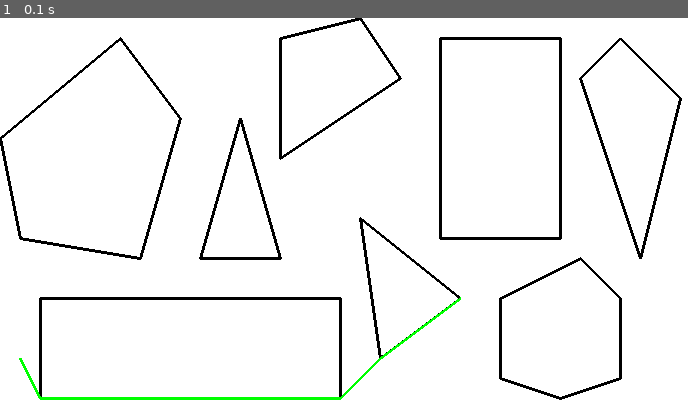
Above: before the commit, frame 1.
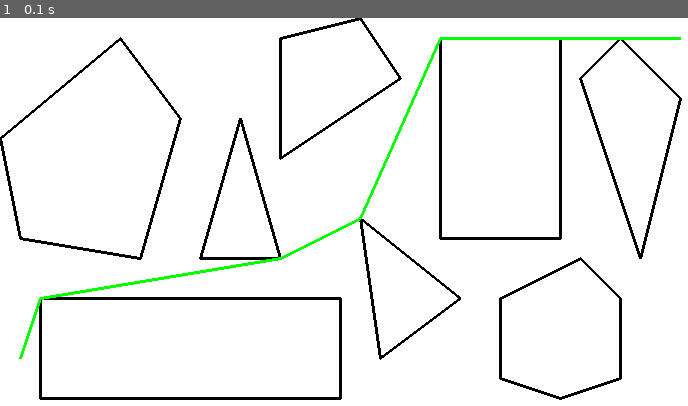
Above: after the commit, the same moment.

Repository: Atmerson/A_Star
Game: pygame game, started from main.py
Two runs of this game, one before a commit and one after it. Both use one fixed random seed, a clock stepped at 60 frames per second and the inputs below.
Inputs:
- Up to frame 1 (0.1 s): no input

The runs differ from the first frame. In frame 1, 1.4% of the frame differs, in the area x 2-99%, y 4-99%.

Commit message:
Played with function annotations. Added doc.

Diff:
--- a/Graph.py
+++ b/Graph.py
@@ -1,71 +1,78 @@
-from collections import deque
 import math
 
-nodeLocations = {
-            'A1': (2,1),
-            'A2': (2,6),
-            'A3': (17,6),
-            'A4': (17,1),
-            'B1': (1,9),
-            'B2': (0,14),
-            'B3': (6,19),
-            'B4': (9,15),
-            'B5': (7,8),
-            'C1': (10,8),
-            'C2': (12,15),
-            'C3': (14,8),
-            'D1': (14,13),
-            'D2': (14,19),
-            'D3': (18,20),
-            'D4': (20,17),
-            'E1': (19,3),
-            'E2': (18,10),
-            'E3': (23,6),
-            'F1': (22,9),
-            'F2': (22,19),
-            'F3': (28,19),
-            'F4': (28,9),
-            'G1': (28,1),
-            'G2': (25,2),
-            'G3': (25,6),
-            'G4': (29,8),
-            'G5': (31,6),
-            'G6': (31,2),
-            'H1': (32,8),
-            'H2': (29,17),
-            'H3': (31,19),
-            'H4': (34,16),
 
-            'START': (1,3),
-            'GOAL': (34,19)
-        }
+# A star analysis
+class Graph:
+    """
+    Graph Object includes A-Star evaluation and Heuristics.
 
-class Graph:
+
+    """
 
     def __init__(self, adjList):
         self.adjList = adjList
 
-    def neighbors(self, v):
+        # for future application, populate the node locations.
+        self.nodeLocations = {
+            'A1': (2, 1),
+            'A2': (2, 6),
+            'A3': (17, 6),
+            'A4': (17, 1),
+            'B1': (1, 9),
+            'B2': (0, 14),
+            'B3': (6, 19),
+            'B4': (9, 15),
+            'B5': (7, 8),
+            'C1': (10, 8),
+            'C2': (12, 15),
+            'C3': (14, 8),
+            'D1': (14, 13),
+            'D2': (14, 19),
+            'D3': (18, 20),
+            'D4': (20, 17),
+            'E1': (19, 3),
+            'E2': (18, 10),
+            'E3': (23, 6),
+            'F1': (22, 9),
+            'F2': (22, 19),
+            'F3': (28, 19),
+            'F4': (28, 9),
+            'G1': (28, 1),
+            'G2': (25, 2),
+            'G3': (25, 6),
+            'G4': (29, 8),
+            'G5': (31, 6),
+            'G6': (31, 2),
+            'H1': (32, 8),
+            'H2': (29, 17),
+            'H3': (31, 19),
+            'H4': (34, 16),
+
+            'START': (1, 3),
+            'GOAL': (34, 19)
+        }
+
+    def neighbors(self, v: str) -> list:
         return self.adjList[v]
 
-    def h(self, n):
+    def h(self, n: str) -> int:
 
-        #heuristic is based on distance between current node to the goal node. no obstacles accounted for.
+        # heuristic is based on distance between current node to the goal node. no obstacles accounted for.
 
-        nodes = ['START','A1','A2','A3','A4','B1','B2','B3','B4','B5','C1','C2','C3','D1','D2','D3','D4','E1','E2','E3','F1','F2','F3','F4','G1','G2','G3','G4','G5','G6','H1','H2','H3','H4','GOAL']
+        nodes = ['START', 'A1', 'A2', 'A3', 'A4', 'B1', 'B2', 'B3', 'B4', 'B5', 'C1', 'C2', 'C3', 'D1', 'D2', 'D3',
+                 'D4', 'E1', 'E2', 'E3', 'F1', 'F2', 'F3', 'F4', 'G1', 'G2', 'G3', 'G4', 'G5', 'G6', 'H1', 'H2', 'H3',
+                 'H4', 'GOAL']
 
         H = {}
         for x in nodes:
-            if x in nodeLocations:
-
-                heuristic = dist((nodeLocations[x]),(34,19))
+            if x in self.nodeLocations:
+                heuristic = dist((self.nodeLocations[x]), (34, 19))
                 H[x] = heuristic
-
 
         return H[n]
 
-    def a_star(self, startNode, goalNode):
-
+    def a_star(self, startNode: str, goalNode: str):
+        print('ANALYZING PATH FOR ' + startNode + ' NODE TO ' + goalNode + ' NODE')
         # list of nodes that have been visited but neighbors have not been visited.
         openList = set([startNode])  # set() basically returns a sorted list. sick
 
@@ -77,8 +84,7 @@
         g = {startNode: 0}
 
         # parents contains adjacency map of all nodes.
-        parents = {}
-        parents[startNode] = startNode
+        parents = {startNode: startNode}
 
         while len(openList) > 0:
             n = None
@@ -87,9 +93,9 @@
 
             for v in openList:
                 if n == None or g[v] + self.h(v) < g[n] + self.h(n):
-                    n = v;  # N is the node we are going to evaluate.
+                    n = v;
+                    # N is the node we are going to evaluate.
                     # v is what we are checking in the open list
-
 
             if n == None:
                 print('youre screwed bud')
@@ -100,19 +106,23 @@
 
                 while parents[n] != n:
                     newPath.append(n)
+
                     n = parents[n]
 
                 newPath.append(startNode)
 
                 newPath.reverse()
 
-                print('LETS GOOO: {}'.format(newPath))
-
+                print('FINAL PATH FOUND: {}'.format(newPath))
+                print(closedList)
+                print(openList)
+                print(g)
                 return newPath
 
             # for all the neighbors in the current node do
             for (m, weight) in self.neighbors(n):
 
+                # goes around the node and adds its neigbors to the open list.
                 if m not in openList and m not in closedList:
                     openList.add(m)
 
@@ -131,26 +141,13 @@
                             openList.add(m)
 
             openList.remove(n)
+
             closedList.add(n)
 
-        print('sorry bud')
+        print('NO PATH AVAILABLE')
 
         return None
 
+
 def dist(start, target):
-
     return math.sqrt(((target[0] - start[0]) ** 2) + ((target[1] - start[1]) ** 2))
-
-
-# adjacenyList = {
-#     'START': [('A', dist((0,0),(19,19))), ('C', 2)],
-#     'A': [('B', 10), ('C', 2)],
-#     'B': [('D', 2), ('A', 10), ('E', 3), ('F', 90.8907)],
-#     'C': [('D', 10), ('A', 2)],
-#     'D': [('B', 2), ('C', 10)],
-#     'E': [('G', 4), ('F', 4), ('B', 3)],
-#     'F': [('FINISH', 5), ('G', 4), ('E', 4), ('B', 5)],
-#     'G': [('FINISH', 7), ('F', 4), ('G', 4)],
-#     'FINISH': [('G', 7), ('F', 5)]
-#
-# }
--- a/Node.py
+++ b/Node.py
@@ -1,54 +1,54 @@
 import sys
 import itertools
 
+
+# Coordinate manipulation and conversion.
+# 800 x 400 pygame size
 class PathCoords:
-    def __init__(self,PathList):
+    def __init__(self, PathList):
         self.pathlist = PathList
 
+        self.nodeLocations = {
+            'A1': (2, 1),
+            'A2': (2, 6),
+            'A3': (17, 6),
+            'A4': (17, 1),
+            'B1': (1, 9),
+            'B2': (0, 14),
+            'B3': (6, 19),
+            'B4': (9, 15),
+            'B5': (7, 8),
+            'C1': (10, 8),
+            'C2': (12, 15),
+            'C3': (14, 8),
+            'D1': (14, 13),
+            'D2': (14, 19),
+            'D3': (18, 20),
+            'D4': (20, 17),
+            'E1': (19, 3),
+            'E2': (18, 10),
+            'E3': (23, 6),
+            'F1': (22, 9),
+            'F2': (22, 19),
+            'F3': (28, 19),
+            'F4': (28, 9),
+            'G1': (28, 1),
+            'G2': (25, 2),
+            'G3': (25, 6),
+            'G4': (29, 8),
+            'G5': (31, 6),
+            'G6': (31, 2),
+            'H1': (32, 8),
+            'H2': (29, 17),
+            'H3': (31, 19),
+            'H4': (34, 16),
 
-        self.nodeLocations = {
-            'A1': (2,1),
-            'A2': (2,6),
-            'A3': (17,6),
-            'A4': (17,1),
-            'B1': (1,9),
-            'B2': (0,14),
-            'B3': (6,19),
-            'B4': (9,15),
-            'B5': (7,8),
-            'C1': (10,8),
-            'C2': (12,15),
-            'C3': (14,8),
-            'D1': (14,13),
-            'D2': (14,19),
-            'D3': (18,20),
-            'D4': (20,17),
-            'E1': (19,3),
-            'E2': (18,10),
-            'E3': (23,6),
-            'F1': (22,9),
-            'F2': (22,19),
-            'F3': (28,19),
-            'F4': (28,9),
-            'G1': (28,1),
-            'G2': (25,2),
-            'G3': (25,6),
-            'G4': (29,8),
-            'G5': (31,6),
-            'G6': (31,2),
-            'H1': (32,8),
-            'H2': (29,17),
-            'H3': (31,19),
-            'H4': (34,16),
-
-            'START': (1,3),
-            'GOAL': (34,19)
+            'START': (1, 3),
+            'GOAL': (34, 19)
         }
-
 
     def convertCoordinates(self):
         coordList = [self.nodeLocations[i] for i in self.pathlist]
-
 
         graphPath = []
         index = 1
@@ -60,13 +60,11 @@
                 Y0 = 400 - (20 * x[1])
                 X1 = (20 * endpoint[0])
                 Y1 = 400 - (20 * endpoint[1])
-                graphPairs = ((X0,Y0),(X1,Y1))
+                graphPairs = ((X0, Y0), (X1, Y1))
                 graphPath.append(graphPairs)
                 index = index + 1
 
             except IndexError:
                 pass
 
-
-
         return graphPath
--- a/main.py
+++ b/main.py
@@ -6,7 +6,7 @@
 from Lines import AnimateLines
 
 
-# TODO graph the enviroment. Scale the coordinates. Identify vertices.
+# TODO Condense adjaceny list.
 
 def adjustCoordinates(x, y):
     newX = (20 * x)
@@ -93,41 +93,39 @@
 
 }
 
+####MAIN EVENT#####
 
-####MAIN EVENT#####
+
+
+
+#Feed Env to A star. State start and target.
 AStarAnalysis = Graph(adjList)
-newPath = AStarAnalysis.a_star('START', 'E3')
+newPath = AStarAnalysis.a_star('START', 'GOAL')
 
+#Convert path to PyGame coordinates for mapping.
 convertPath = PathCoords(newPath)
 coordinateList = convertPath.convertCoordinates()
 
-
 pygame.init()
 
-
-window = pygame.HWSURFACE|pygame.DOUBLEBUF|pygame.RESIZABLE
-screen = pygame.display.set_mode((800, 400),window)
+window = pygame.HWSURFACE | pygame.DOUBLEBUF | pygame.RESIZABLE
+screen = pygame.display.set_mode((800, 400), window)
 backgroundColor = (255, 255, 255)
-
 BLACK = (0, 0, 0)
 GREEN = (0, 255, 0)
 done = False
 
-clock  = pygame.time.Clock()
+clock = pygame.time.Clock()
 
 pygame.display.set_caption('A STAR IS CANCER')
 
 while not done:
-
-
 
     for event in pygame.event.get():
         if event.type == pygame.QUIT:
             done = True
 
     screen.fill(backgroundColor)
-
-
 
     # Rectangle
     pygame.draw.line(screen, BLACK, adjustCoordinates(2, 6), adjustCoordinates(17, 6), 3)
@@ -178,14 +176,10 @@
     pygame.draw.line(screen, BLACK, adjustCoordinates(32, 8), adjustCoordinates(29, 17), 3)
     pygame.draw.line(screen, BLACK, adjustCoordinates(29, 17), adjustCoordinates(31, 19), 3)
 
-
-
-    #PATH
+    # PATH
 
     for i in coordinateList:
-
-        pygame.draw.line(screen, GREEN,i[0],i[1],3)
-
+        pygame.draw.line(screen, GREEN, i[0], i[1], 3)
 
     pygame.display.flip()
 
